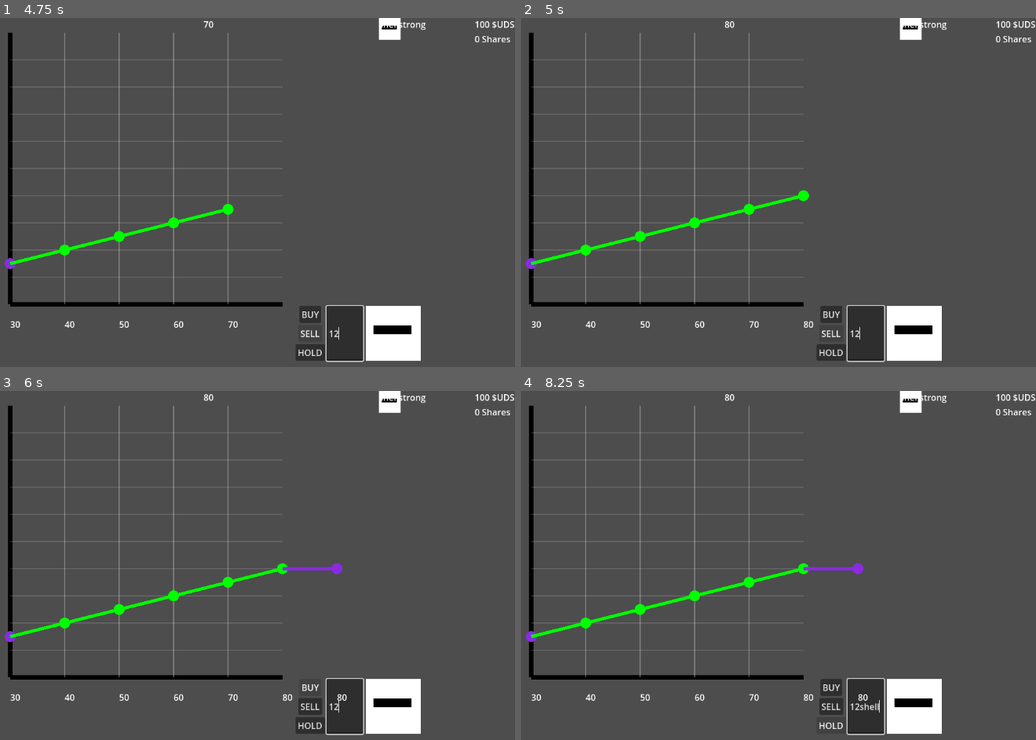
Above: before the commit, frames 1-4 (two rows, left to right).
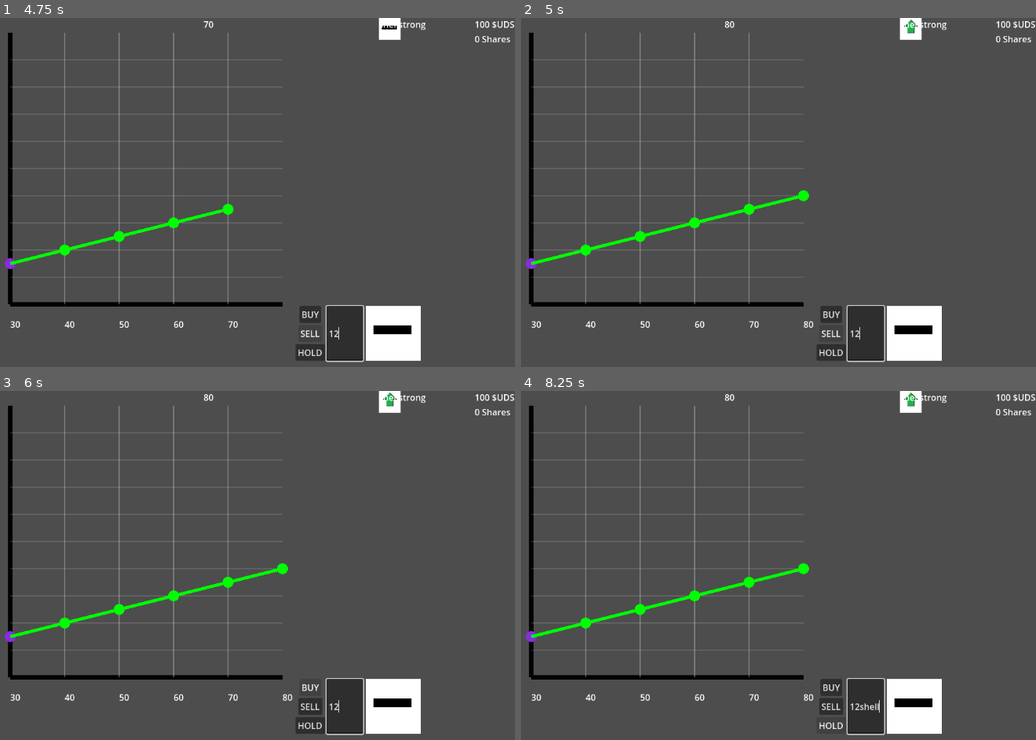
Above: after the commit, the same moments.

Repository: absentnot/GGJ-25
Game: Godot game, scene res://scenes/main.tscn
Two runs of this game, one before a commit and one after it. Both use one fixed random seed, a clock stepped at 60 frames per second and the inputs below.
Inputs (mouse positions are in pixels of both pictures, inside the frame that each line leads up to):
- Up to frame 1 (4.75 s): click (345, 332) at 0.52 s; type "12" at 0.6 s; click "BUY" at 1.25 s; click "SELL" at 2 s; click "HOLD" at 2.75 s; click "BUY" at 3.5 s; click "SELL" at 4.25 s
- Up to frame 2 (5 s): no input
- Up to frame 3 (6 s): click "HOLD" at 5 s; click "BUY" at 5.75 s
- Up to frame 4 (8.25 s): click "SELL" at 6.5 s; click "HOLD" at 7.25 s; type "shellstrong" at 8 s

Frame 1 is identical in both runs. In frame 2, less than 0.1% of the frame differs, in the area x 74-78%, y 0-5%; in frame 3, 0.3%, in the area x 54-78%, y 0-89%; in frame 4, 0.3%.

Commit message:
Fixed pricing/day offset

Diff:
--- a/scripts/agent.gd
+++ b/scripts/agent.gd
@@ -32,7 +32,8 @@
 			nextOrder =  _shellstrongDecide(daysRemaining)
 		"snowcrab":
 			nextOrder =  _snowcrabDecide()
-	nextOrder = Order.new(0)
+		_:
+			nextOrder = Order.new(0)
 	$OrderVisualizer.updateOrder(nextOrder.type)
 	return nextOrder
 
@@ -56,8 +57,9 @@
 	return Order.new(0)
 
 func _shellstrongDecide(daysRemaining: int) -> Order:
-	print("Shellstronging!")
+	print("Shellstronging! %d " % daysRemaining)
 	if daysRemaining == 0:
+		print("Shellstorng says buy!")
 		return Order.new(10, Order.OrderType.BUY)
 	return Order.new(0)
 
--- a/scripts/hud.gd
+++ b/scripts/hud.gd
@@ -32,8 +32,9 @@
 	var newVal = prices[prices.size()-1]
 	marketVal = newVal
 	marketValueDisplay.text = str(marketVal)
-	graph.addPoint(newVal)
-	getOrders(prices, daysRemaining)
+	if(daysRemaining >= 0):
+		graph.addPoint(newVal)
+		getOrders(prices, daysRemaining)
 
 func _updateCashAndShares(nextOrder: Order) -> void:
 	match nextOrder.type:
Not shown, added: scenes/mai3616.tmp
